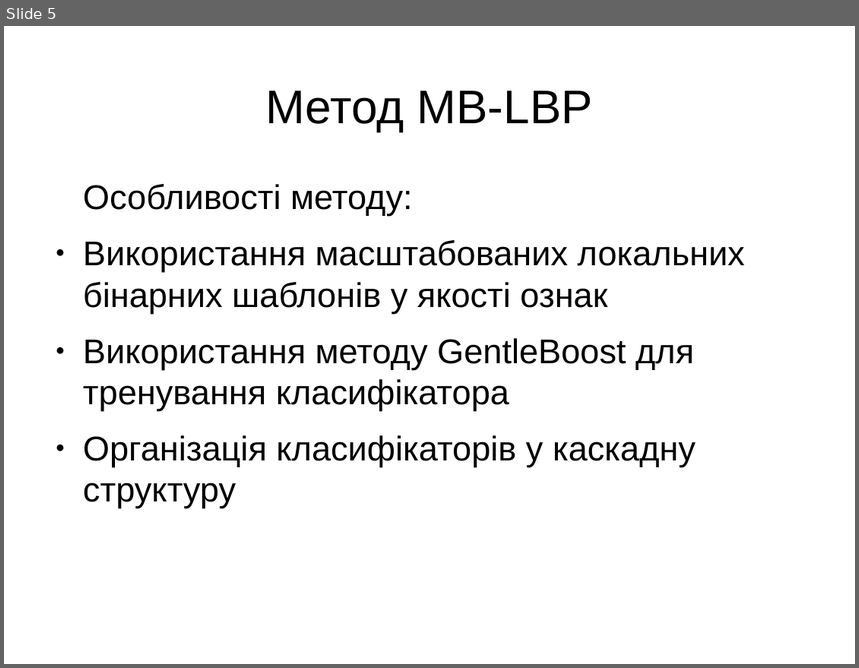
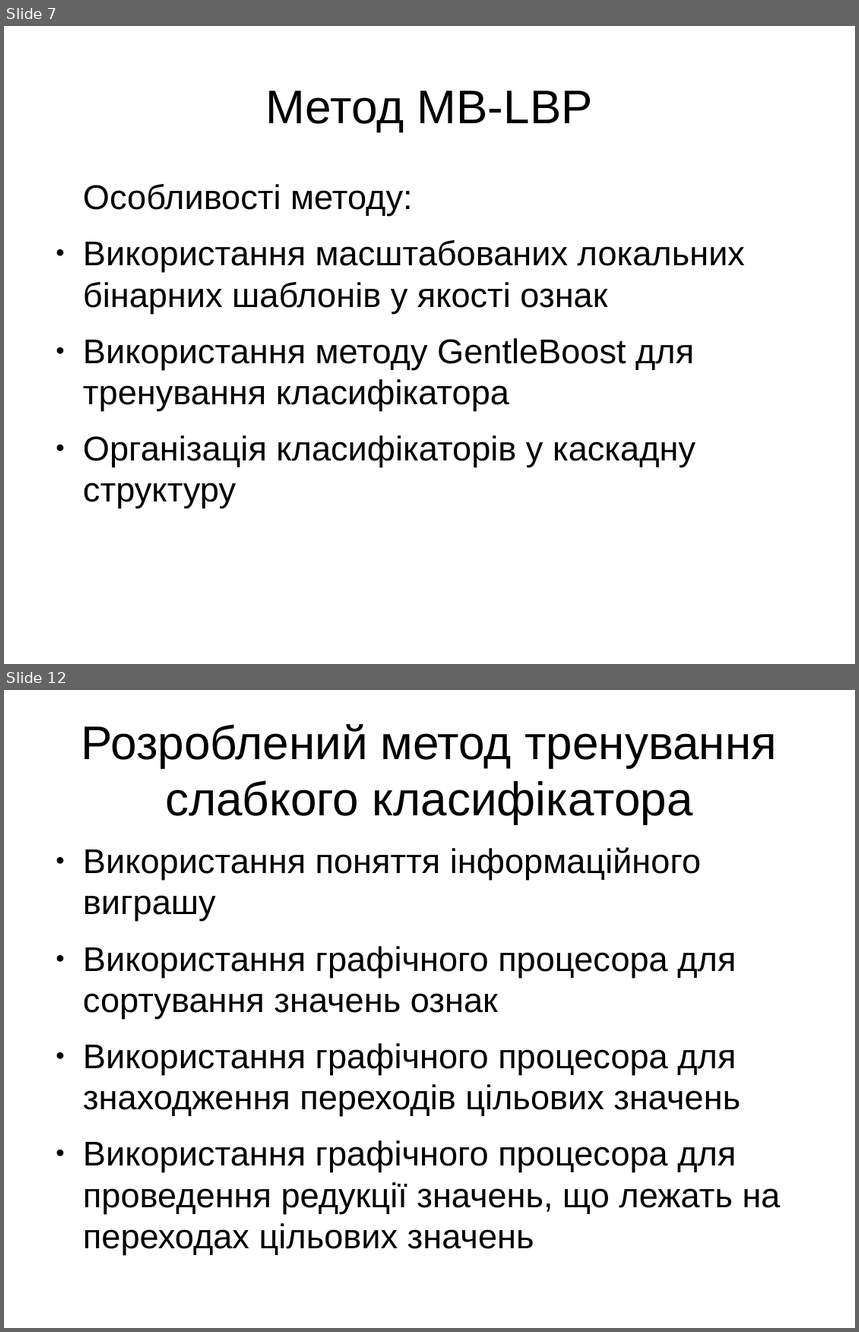
Before and after one commit to OlegTheCat/face-detection, a slide deck: doc/presentation.odp. Shown one above the other, each under a label of ours: slide 5 before the commit, slides 7 and 12 after it; the slides between them are not shown. The pictures are 859x668 and 859x1332 pixels, drawn with LibreOffice and Linux fonts; fonts in the diff are those of the drawing. Boxes give left, top, right and bottom in pixels: in the first picture for what was removed or moved away, otherwise in the second. Text is boxed around its words. In the diff, an @@ line names an element or a change of style, - is before the commit and + after.

```diff
--- a/doc/presentation.odp
+++ b/doc/presentation.odp
@@ slide 12 added at [4, 690, 855, 1328], background #FFFFFF @@
@@ title added at [82, 724, 777, 825], 44 pt, text #000000 @@
+Розроблений метод тренування слабкого класифікатора
@@ text added at [83, 847, 781, 1255], 32 pt, text #000000 @@
+● Використання поняття інформаційного виграшу
+● Використання графічного процесора для сортування значень ознак
+● Використання графічного процесора для знаходження переходів цільових значень
+● Використання графічного процесора для проведення редукції значень, що лежать на переходах цільових значень
@@ what was slide 5 is now slide 7 @@
```
Also in this commit, not shown: 14 other slides added, 2 slides removed, 1 other file.
